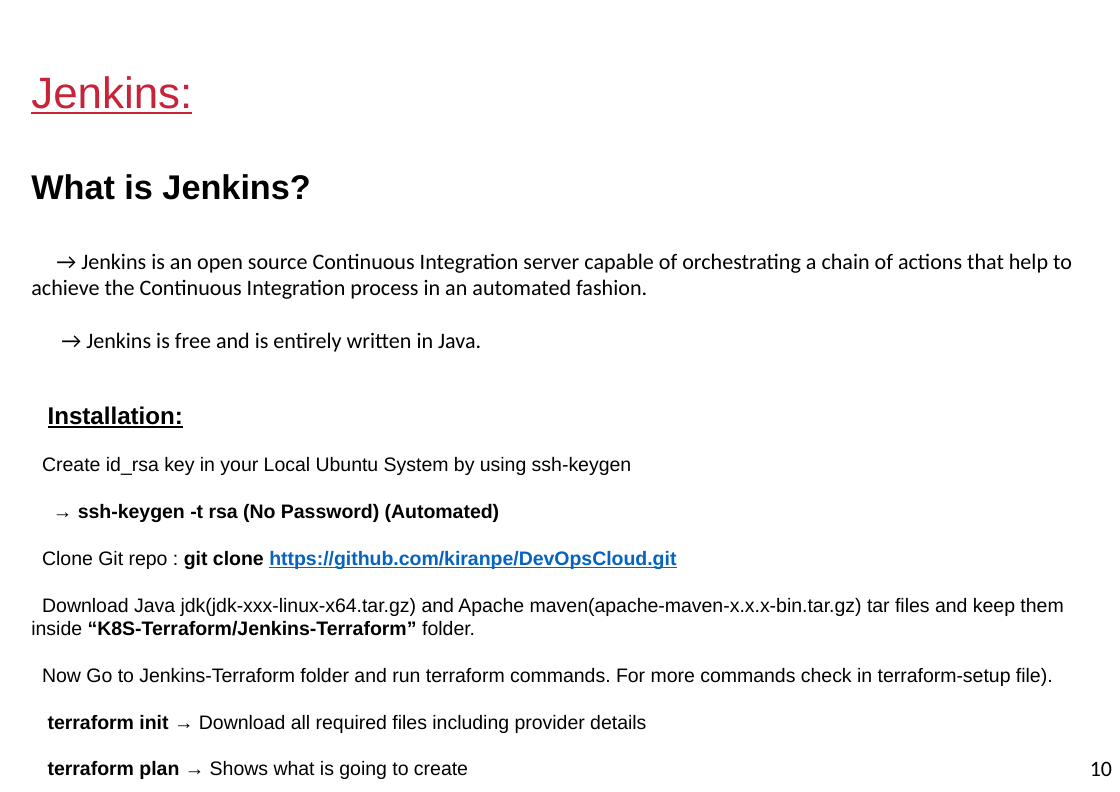
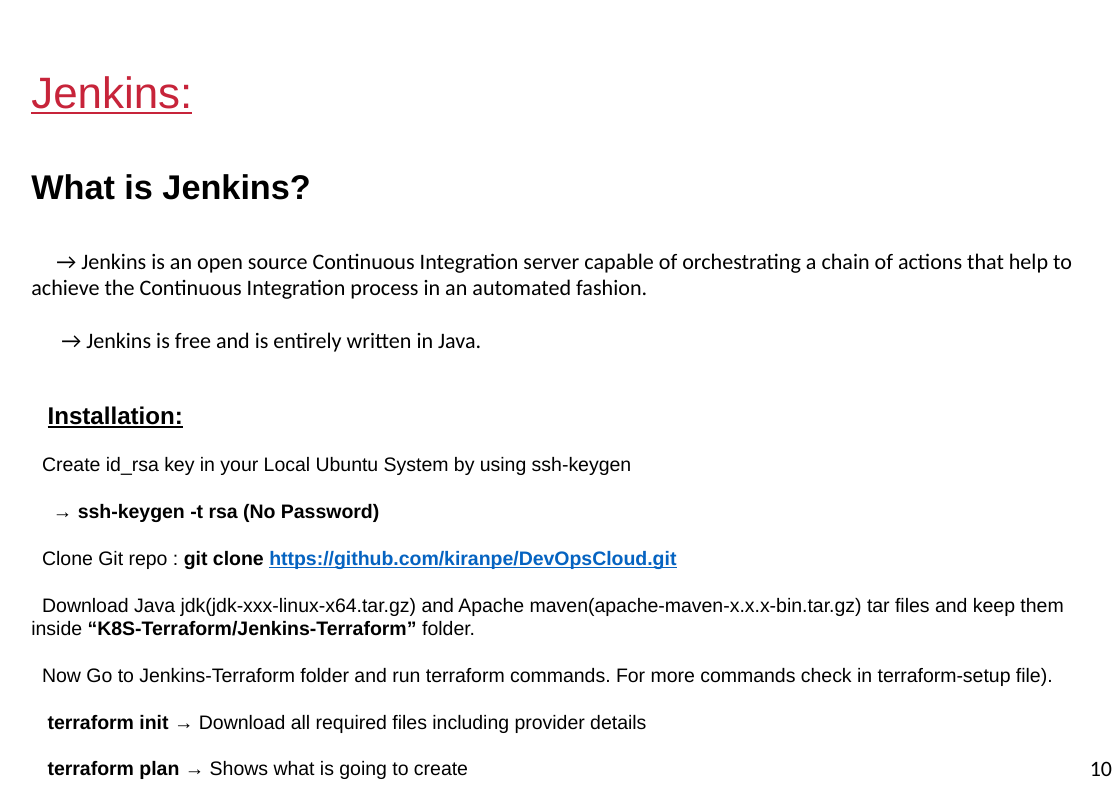
Before and after one commit to kiranpe/DevOpsCloud, a slide deck: slide 10 of DevOpsDoc.pptx. Drawn at 1120x792 pixels with LibreOffice and Linux fonts; fonts in the diff are those of the drawing; background and template pictures are left out. Boxes give left, top, right and bottom in pixels: in the first picture for what was removed or moved away, otherwise in the second. Text is boxed around its words. In the diff, an @@ line names an element or a change of style, - is before the commit and + after.

```diff
--- a/DevOpsDoc.pptx
+++ b/DevOpsDoc.pptx
@@ text at [78, 504, 379, 522]: text changed @@
-→ ssh-keygen -t rsa (No Password) (Automated)
+→ ssh-keygen -t rsa (No Password)
```
Also in this commit, not shown: 1 other slide changed.
